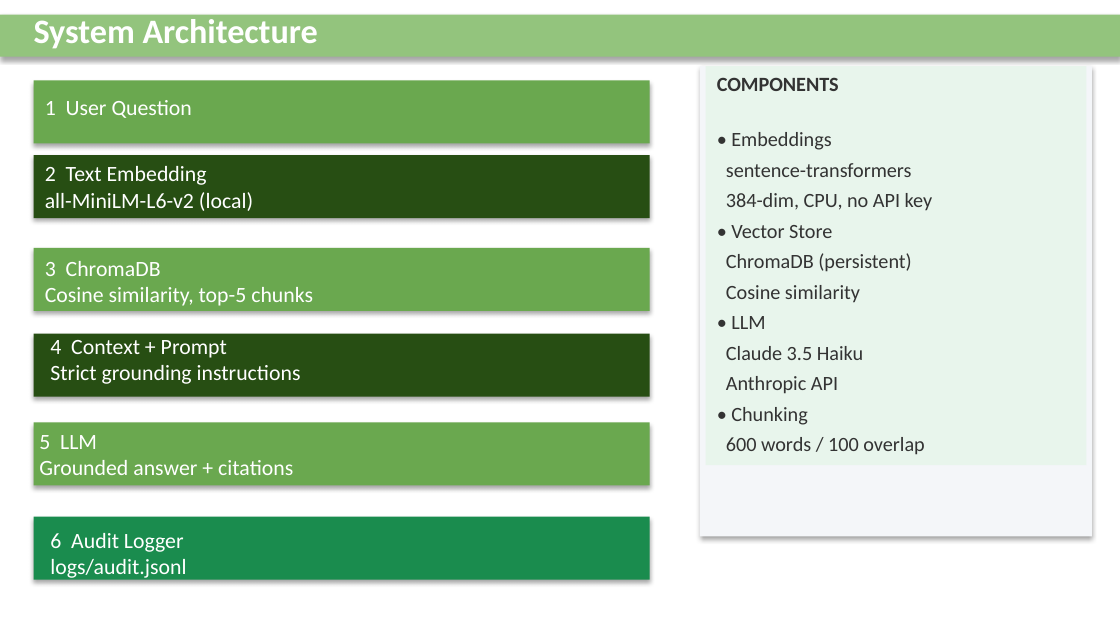
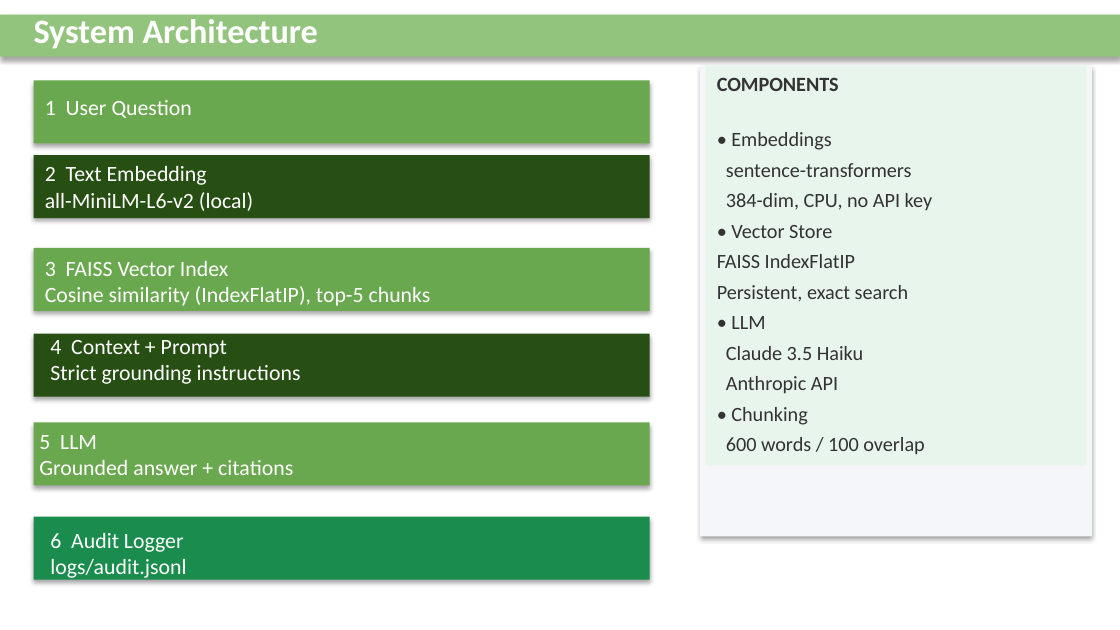
Before and after one commit to GerediNIYIBIGIRA/BNR-DS-Challenge, a slide deck: slide 2 of BNR-DS-Challenge-Geredi-Niyibigira.pptx. Drawn at 1120x630 pixels with LibreOffice and Linux fonts; fonts in the diff are those of the drawing. Boxes give left, top, right and bottom in pixels: in the first picture for what was removed or moved away, otherwise in the second. Text is boxed around its words. In the diff, an @@ line names an element or a change of style, - is before the commit and + after.

Commit message:
Replace ChromaDB with FAISS and fix evaluation pipeline
- src/retriever.py: replaced ChromaDB (segfaulting Rust binary) with
  FAISS IndexFlatIP; cosine similarity via L2-normalised inner product;
  index persists to chroma_db/*.faiss + *.pkl
- requirements.txt: chromadb -> faiss-cpu>=1.7.0
- README.md: updated architecture diagram, design choices table, and
  project structure to reflect FAISS
- evaluation/run_evaluation.py: fixed Windows cp1252 Unicode encoding
  errors (replaced non-ASCII box-drawing and check/cross chars)
- BNR-DS-Challenge-Geredi-Niyibigira.pptx: updated slides to reflect
  FAISS migration and real evaluation results (4/5 pass)

```diff
--- a/BNR-DS-Challenge-Geredi-Niyibigira.pptx
+++ b/BNR-DS-Challenge-Geredi-Niyibigira.pptx
@@ text at box(45, 261, 431, 306): text changed @@
-3 ChromaDB
-Cosine similarity, top-5 chunks
+3 FAISS Vector Index
+Cosine similarity (IndexFlatIP), top-5 chunks
@@ text in rectangle at box(717, 254, 908, 302): text changed @@
-ChromaDB (persistent)
-Cosine similarity
+FAISS IndexFlatIP
+Persistent, exact search
```
Also in this commit, not shown: 5 other slides changed, 4 other files.
